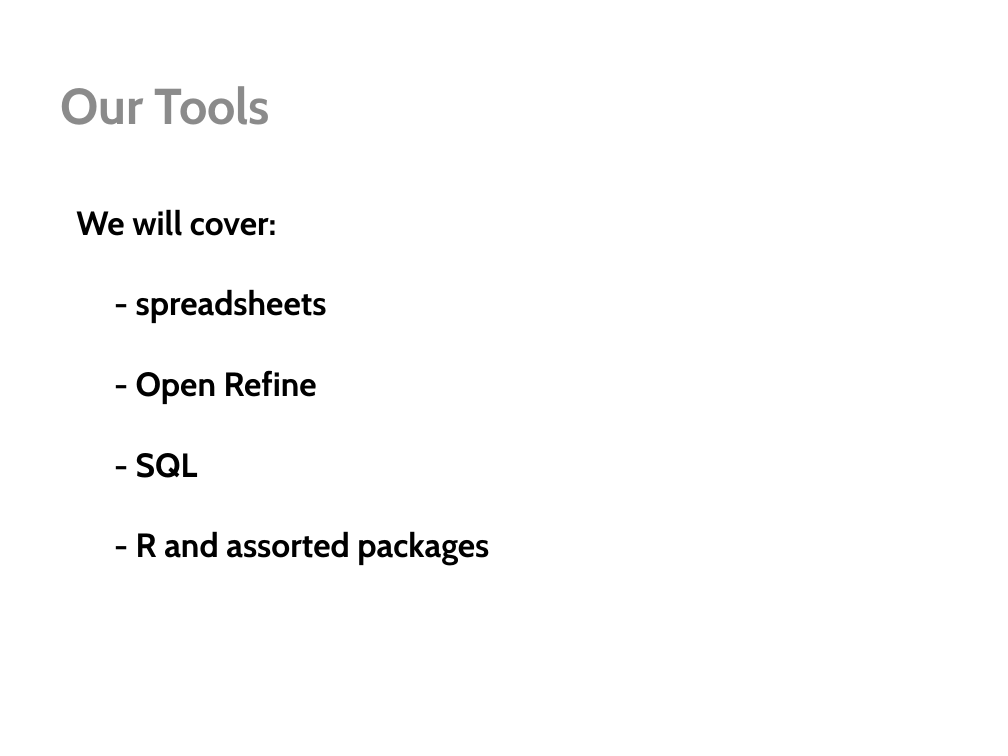
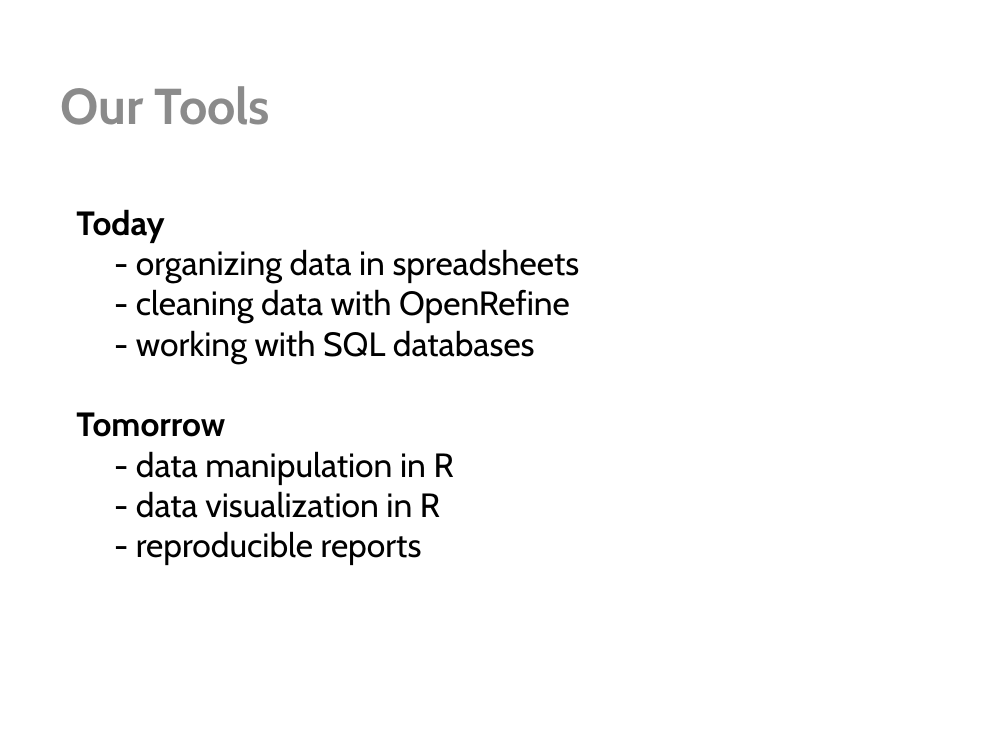
Before and after one commit to UW-Madison-ACI/2016-08-23-uwmadison, a slide deck: slide 6 of assets/DC_intro.pptx. Drawn at 1008x756 pixels with LibreOffice and Linux fonts; fonts in the diff are those of the drawing. Boxes give left, top, right and bottom in pixels: in the first picture for what was removed or moved away, otherwise in the second. Text is boxed around its words. In the diff, an @@ line names an element or a change of style, - is before the commit and + after.

```diff
--- a/assets/DC_intro.pptx
+++ b/assets/DC_intro.pptx
@@ title at bbox=[76, 209, 580, 565]: text changed; bold off @@
-We will cover:
-- spreadsheets
-- Open Refine
-- SQL
-- R and assorted packages
+Today
+- organizing data in spreadsheets
+- cleaning data with OpenRefine
+- working with SQL databases
+Tomorrow
+- data manipulation in R
+- data visualization in R
+- reproducible reports
```
Also in this commit, not shown: 3 other slides changed, 1 other file.
